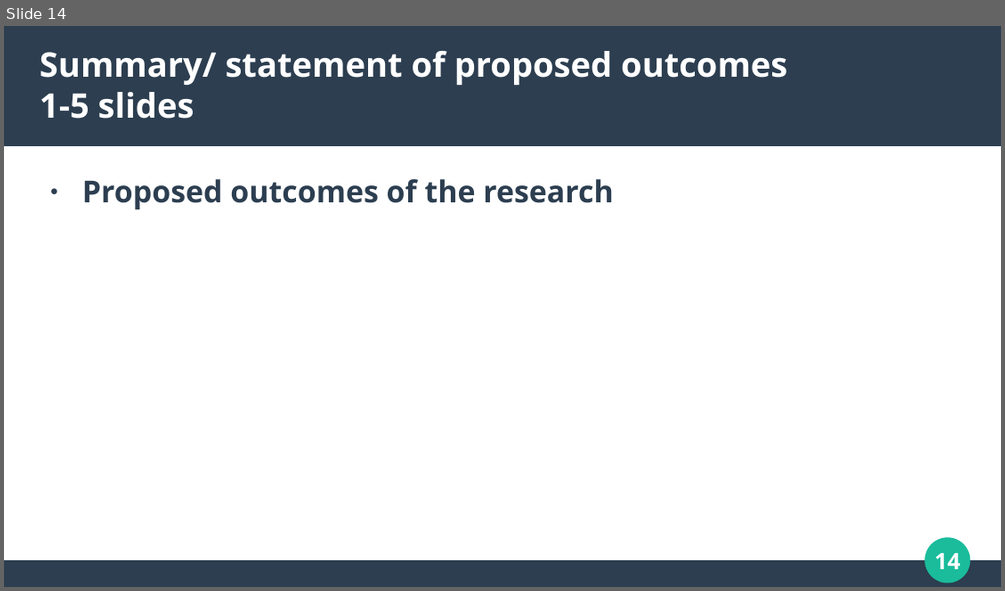
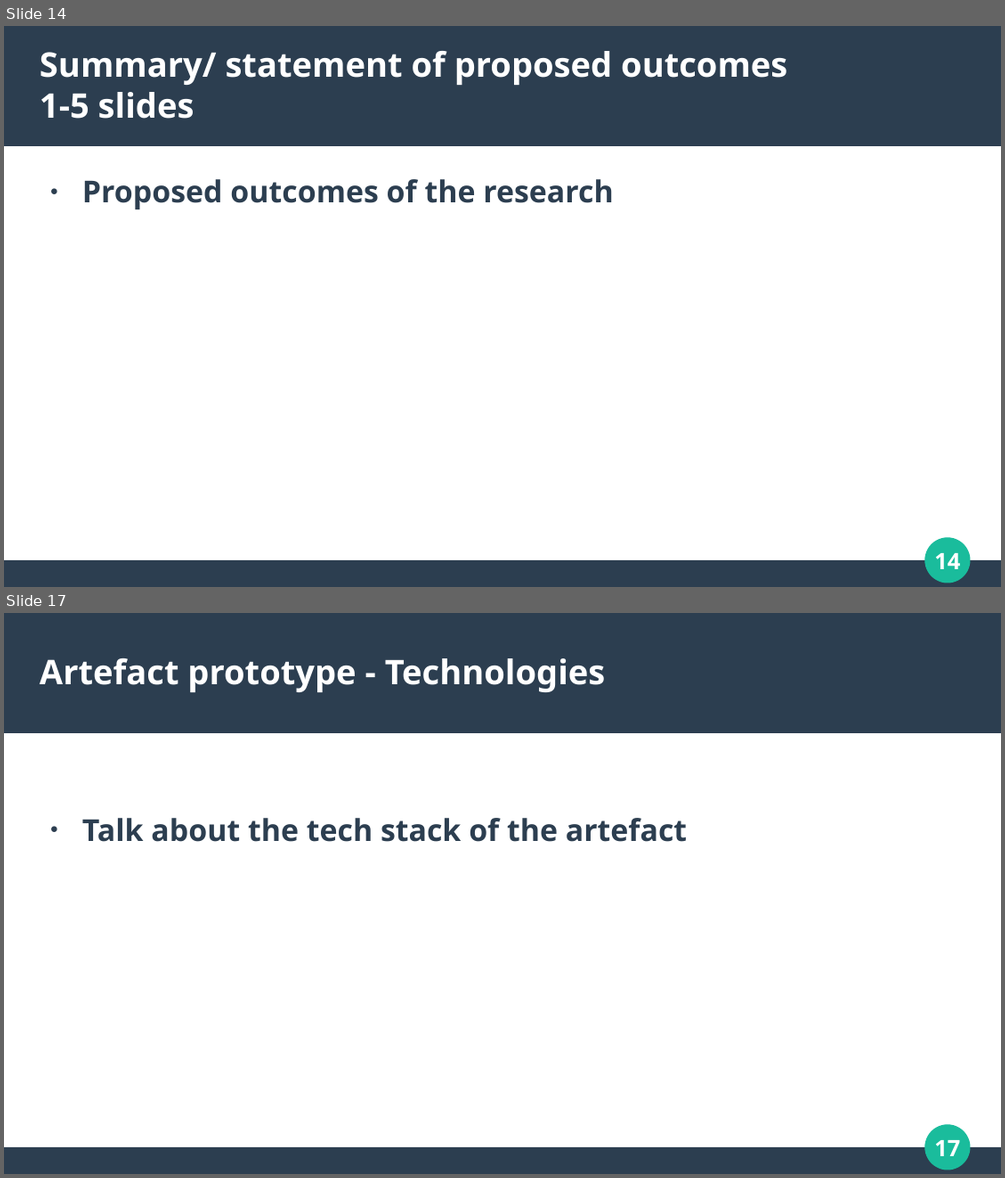
Before and after one commit to dannydaley/myUniSocial, a slide deck: Documentation/COMP320 PRESENTATION.odp. Shown one above the other, each under a label of ours: slide 14 before the commit, slides 14 and 17 after it; the slides between them are not shown. The pictures are 1005x591 and 1005x1178 pixels, drawn with LibreOffice and Linux fonts; fonts in the diff are those of the drawing. Boxes give left, top, right and bottom in pixels: in the first picture for what was removed or moved away, otherwise in the second. Text is boxed around its words. In the diff, an @@ line names an element or a change of style, - is before the commit and + after.

```diff
--- a/Documentation/COMP320 PRESENTATION.odp
+++ b/Documentation/COMP320 PRESENTATION.odp
@@ slide 17 added at (4, 613, 1001, 1174), background #FFFFFF; not listed: 4 template elements that a slide beside it also shows @@
@@ title added at (40, 658, 606, 692), 27 pt, text #FFFFFF, bold @@
+Artefact prototype - Technologies
@@ text added at (82, 818, 687, 842), 24 pt, text #2C3E50, bold @@
+● Talk about the tech stack of the artefact
```
Also in this commit, not shown: 5 slides changed, 4 other slides added, 2 slides removed, 1 other file.
